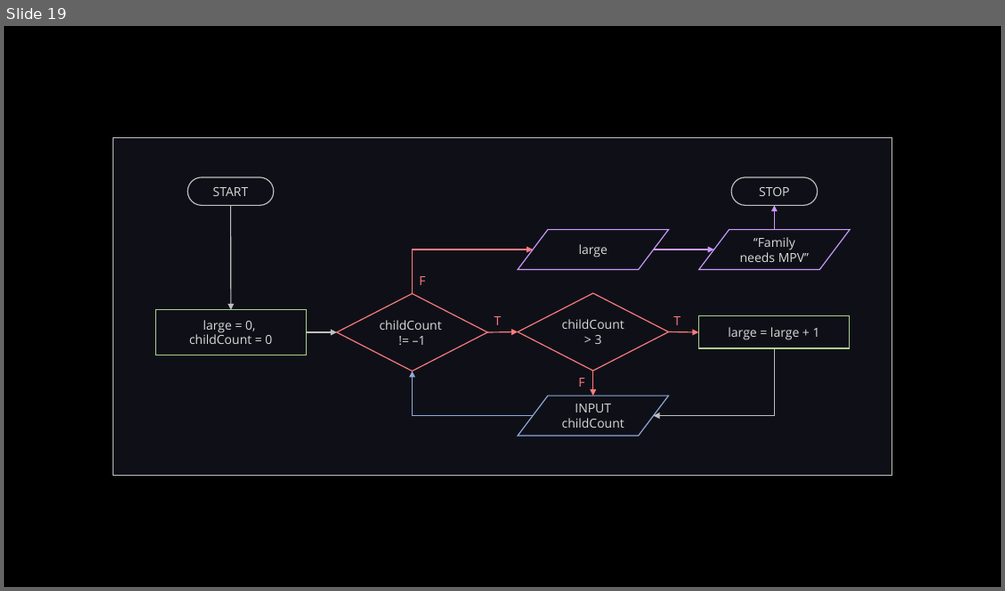
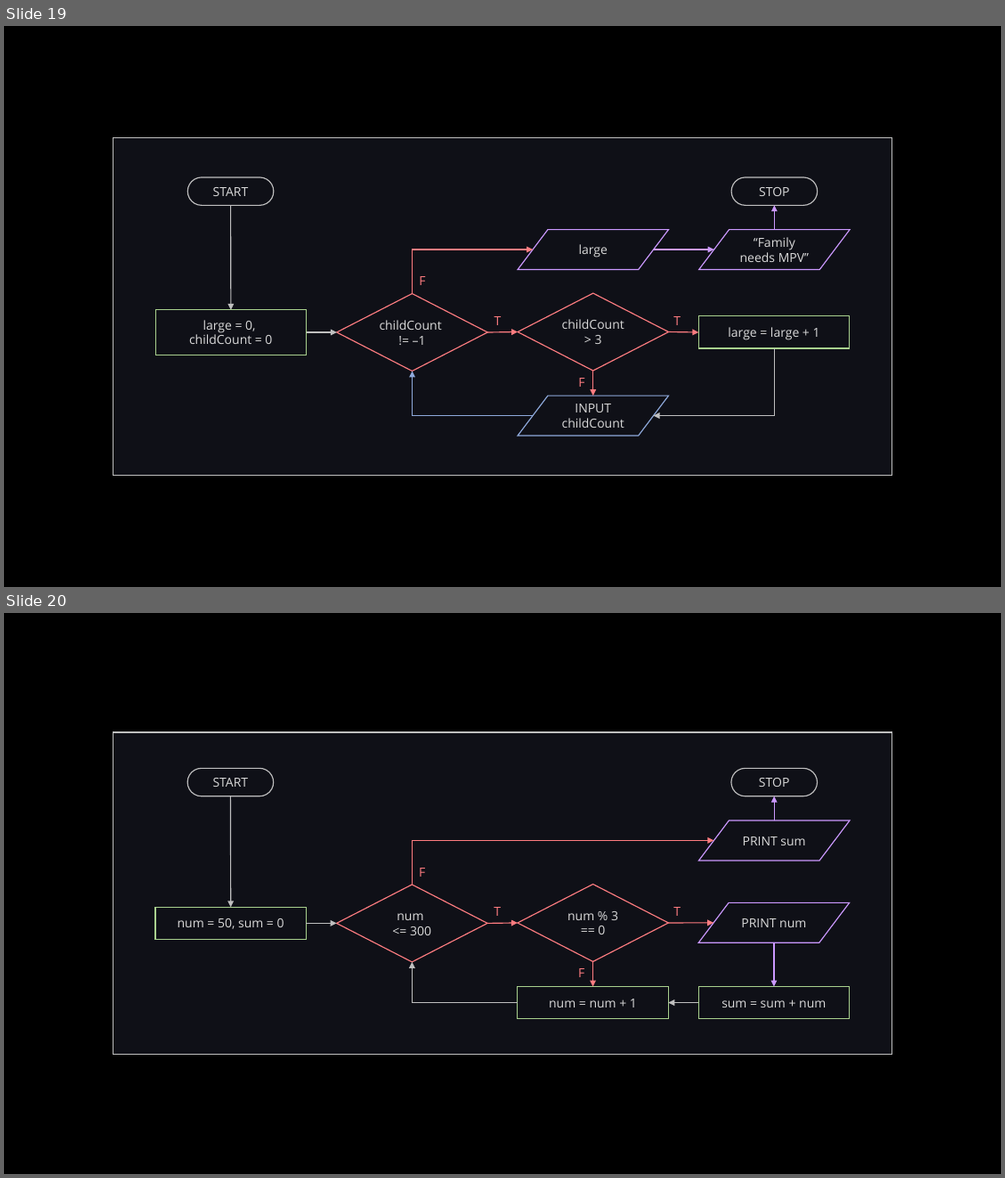
Before and after one commit to LimJY03/JavaMatriculation, a slide deck: Past Year Theory Questions/Resources/resources.pptx. Shown one above the other, each under a label of ours: slide 19 before the commit, slides 19 and 20 after it. The pictures are 1005x591 and 1005x1178 pixels, drawn with LibreOffice and Linux fonts; fonts in the diff are those of the drawing. Boxes give left, top, right and bottom in pixels: in the first picture for what was removed or moved away, otherwise in the second. Text is boxed around its words. In the diff, an @@ line names an element or a change of style, - is before the commit and + after.

```diff
--- a/Past Year Theory Questions/Resources/resources.pptx
+++ b/Past Year Theory Questions/Resources/resources.pptx
@@ slide 20 added at [4, 613, 1001, 1174], background #000000 @@
@@ group added at [113, 732, 892, 1055]: 8 arrows, 4 rectangles, 4 texts, 2 pill shapes, 2 diamonds, 2 flow chart input outputs, 2 elbow arrows @@
+START
+STOP
+num = 50, sum = 0
+num
+<= 300
+T
+F
+PRINT sum
+num % 3
+== 0
+PRINT num
+num = num + 1
+T
+F
+sum = sum + num
```
Also in this commit, not shown: 1 slide removed, 1 other file.
